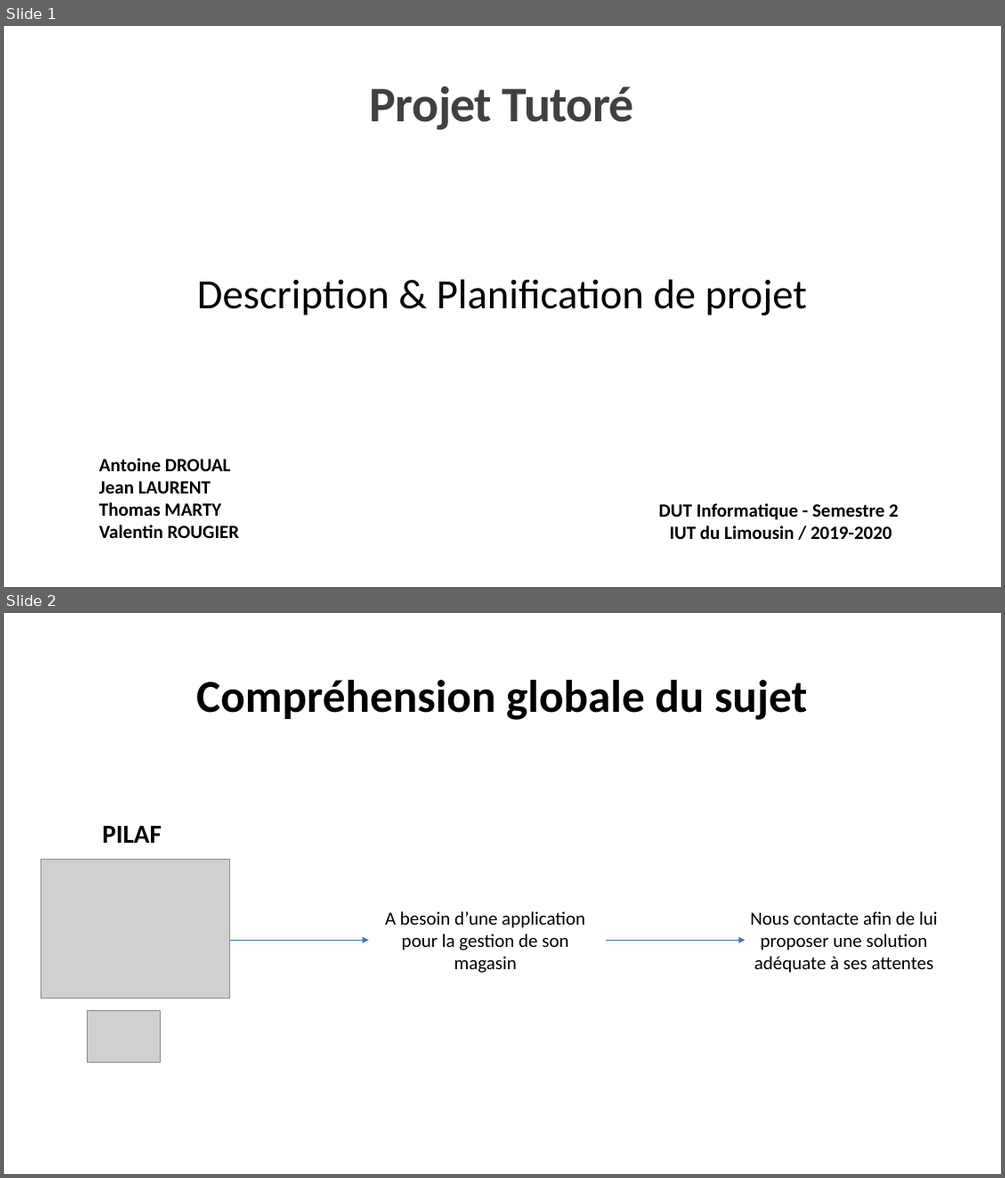
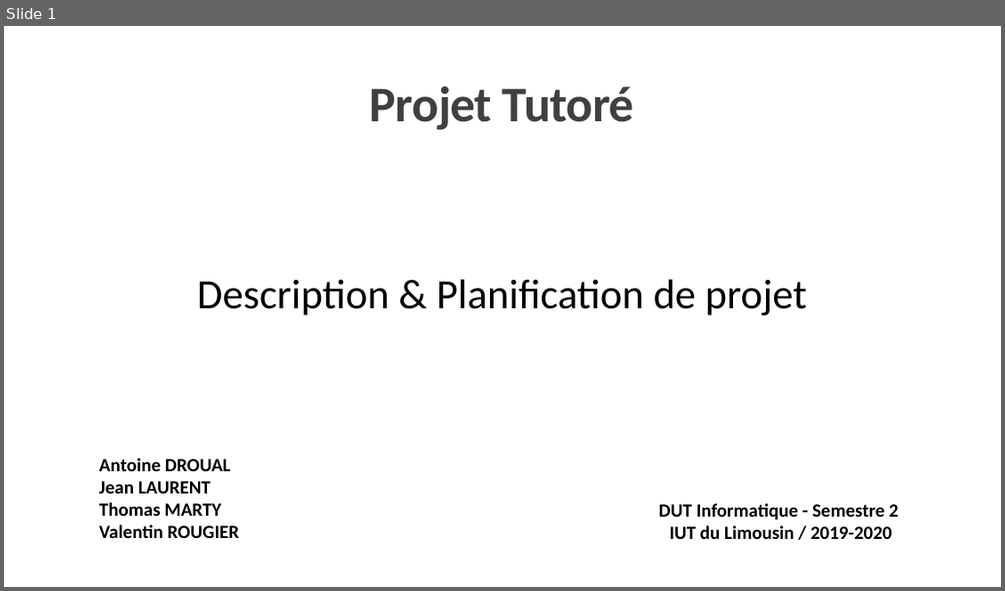
Before and after one commit to jeanlrnt/Projet_PILAF, a slide deck: Presentation_03_06_2020.pptx. Shown one above the other, each under a label of ours: slides 1 and 2 before the commit, slide 1 after it. The pictures are 1005x1178 and 1005x591 pixels, drawn with LibreOffice and Linux fonts; fonts in the diff are those of the drawing; grey boxes stand for pictures. Boxes give left, top, right and bottom in pixels: in the first picture for what was removed or moved away, otherwise in the second. Text is boxed around its words. In the diff, an @@ line names an element or a change of style, - is before the commit and + after.

```diff
--- a/Presentation_03_06_2020.pptx
+++ b/Presentation_03_06_2020.pptx
@@ slide 2 removed at bbox=[4, 613, 1001, 1174], background #FFFFFF @@
@@ title removed at bbox=[196, 680, 807, 720] @@
-Compréhension globale du sujet
@@ text removed at bbox=[102, 826, 162, 843] @@
-PILAF
@@ picture removed at bbox=[41, 859, 230, 998] @@
@@ text removed at bbox=[385, 911, 585, 973] @@
-A besoin d’une application pour la gestion de son magasin
@@ text removed at bbox=[750, 911, 938, 973] @@
-Nous contacte afin de lui proposer une solution adéquate à ses attentes
@@ arrow removed from (230, 940) to (369, 940) @@
@@ arrow removed from (606, 940) to (745, 940) @@
@@ picture removed at bbox=[88, 1011, 161, 1062] @@
```
Also in this commit, not shown: 1 slide changed, 2 slides added.
